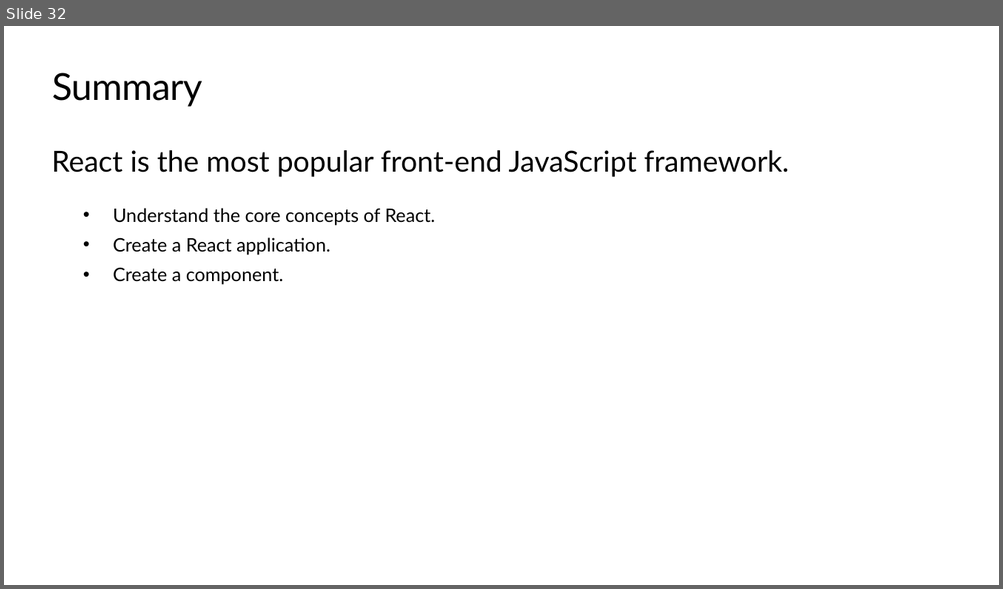
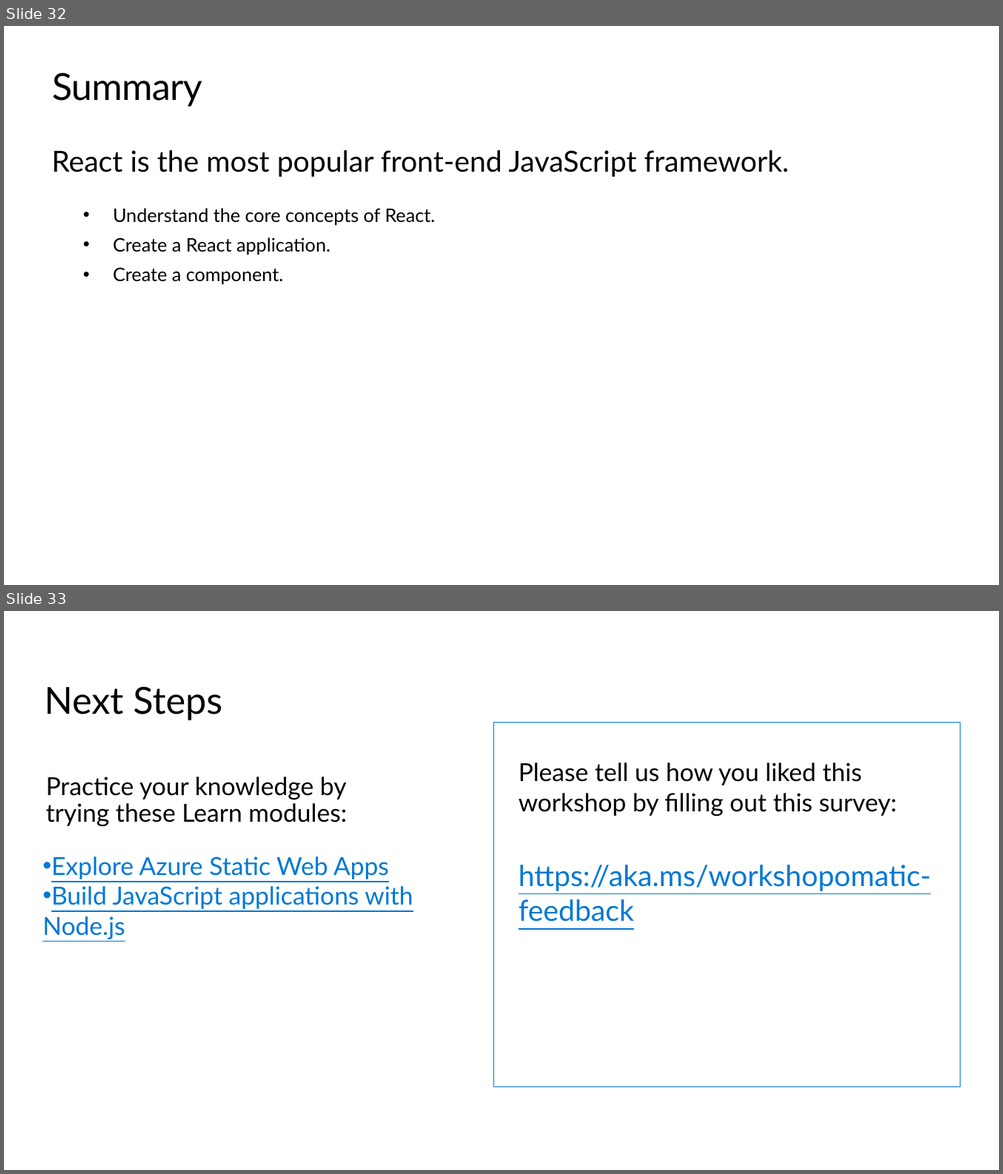
Before and after one commit to microsoft/workshop-library, a slide deck: full/intro-react/slides.pptx. Shown one above the other, each under a label of ours: slide 32 before the commit, slides 32 and 33 after it. The pictures are 1003x589 and 1003x1174 pixels, drawn with LibreOffice and Linux fonts; fonts in the diff are those of the drawing; background and template pictures are left out. Boxes give left, top, right and bottom in pixels: in the first picture for what was removed or moved away, otherwise in the second. Text is boxed around its words. In the diff, an @@ line names an element or a change of style, - is before the commit and + after.

```diff
--- a/full/intro-react/slides.pptx
+++ b/full/intro-react/slides.pptx
@@ slide 33 added at box(4, 611, 999, 1170), background #FFFFFF @@
@@ text added at box(44, 686, 222, 721), 36 pt, text #000000 @@
+Next Steps
@@ rectangle added at box(493, 722, 960, 1087), outline #0078D4 0.75 pt @@
@@ text added at box(518, 763, 930, 922), 24 pt, text #000000 @@
+Please tell us how you liked this workshop by filling out this survey:
+https://aka.ms/workshopomatic-feedback
@@ text added at box(46, 777, 347, 826), 24 pt, text #000000 @@
+Practice your knowledge by trying these Learn modules:
@@ text added at box(42, 857, 412, 940), 24 pt, text #0078D4, underline @@
+• Explore Azure Static Web Apps
+• Build JavaScript applications with Node.js
```
Also in this commit, not shown: 5 other files.
